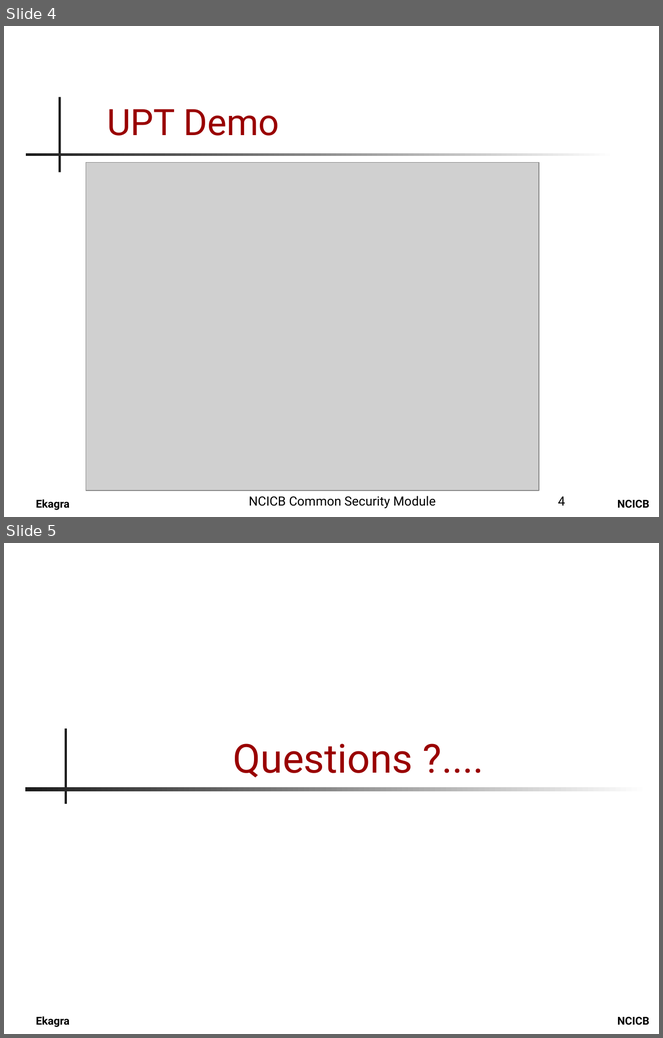
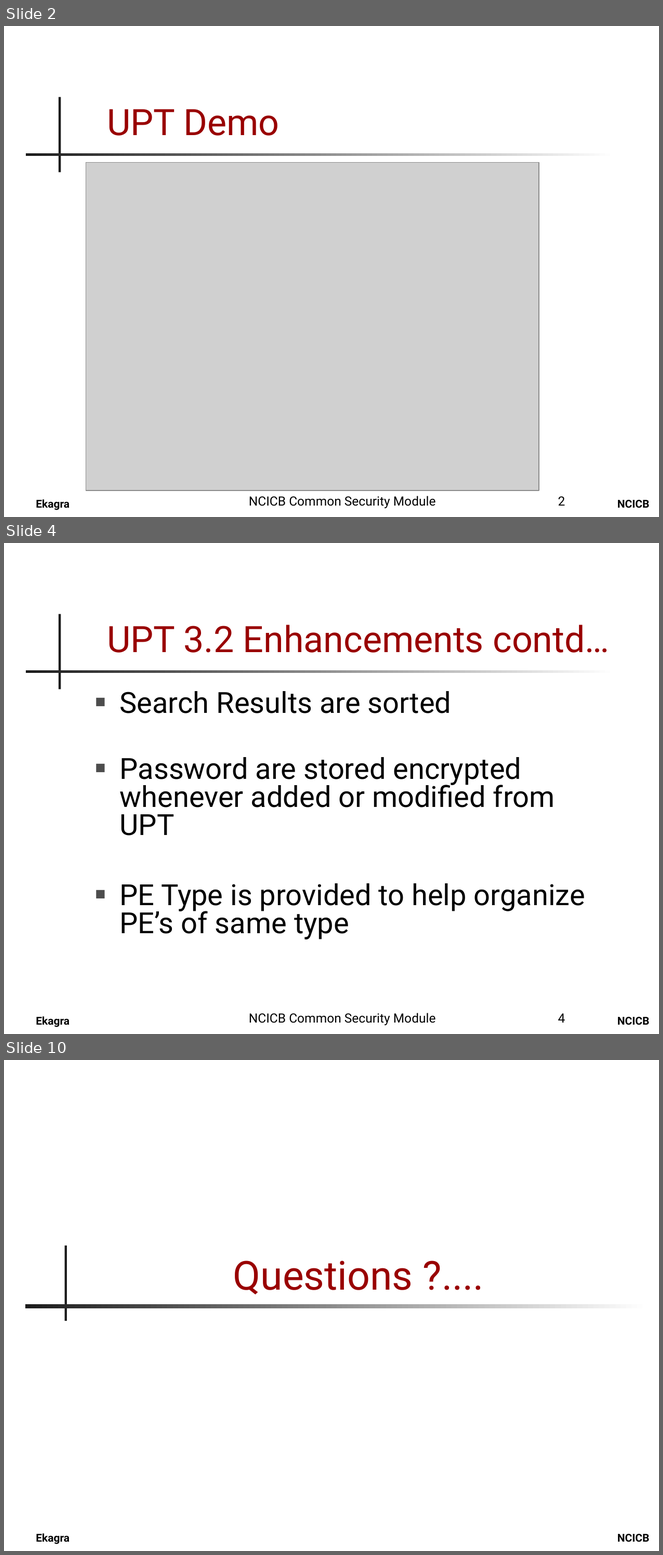
Before and after one commit to CBIIT/common-security-module-docs, a slide deck: Presentations/CSM_UPT_32_Presentation.ppt. Shown one above the other, each under a label of ours: slides 4 and 5 before the commit, slides 2, 4 and 10 after it; the slides between them are not shown. The pictures are 663x1038 and 663x1555 pixels, drawn with LibreOffice and Linux fonts; fonts in the diff are those of the drawing; grey boxes stand for pictures; background and template pictures are left out. Boxes give left, top, right and bottom in pixels: in the first picture for what was removed or moved away, otherwise in the second. Text is boxed around its words. In the diff, an @@ line names an element or a change of style, - is before the commit and + after.

```diff
--- a/Presentations/CSM_UPT_32_Presentation.ppt
+++ b/Presentations/CSM_UPT_32_Presentation.ppt
@@ slide 4 added at (x1=4, y1=543, x2=659, y2=1034), background #FFFFFF; not listed: 4 template elements that a slide beside it also shows @@
@@ title added at (x1=107, y1=625, x2=609, y2=653), 40 pt, text #990000 @@
+UPT 3.2 Enhancements contd…
@@ text added at (x1=120, y1=691, x2=585, y2=940), 32 pt, text #000000 @@
+■ Search Results are sorted
+■ Password are stored encrypted whenever added or modified from UPT
+■ PE Type is provided to help organize PE’s of same type
@@ text added at (x1=249, y1=1013, x2=436, y2=1026), 14 pt, text #000000 @@
+NCICB Common Security Module
@@ page number added at (x1=558, y1=1014, x2=566, y2=1023), 14 pt, text #000000 @@
+4
@@ what was slide 4 is now slide 2 @@
@@ page number at (x1=558, y1=497, x2=566, y2=506): text changed @@
-4
+2
@@ what was slide 5 is now slide 10 @@
```
Also in this commit, not shown: 3 slides changed, 4 other slides added.
